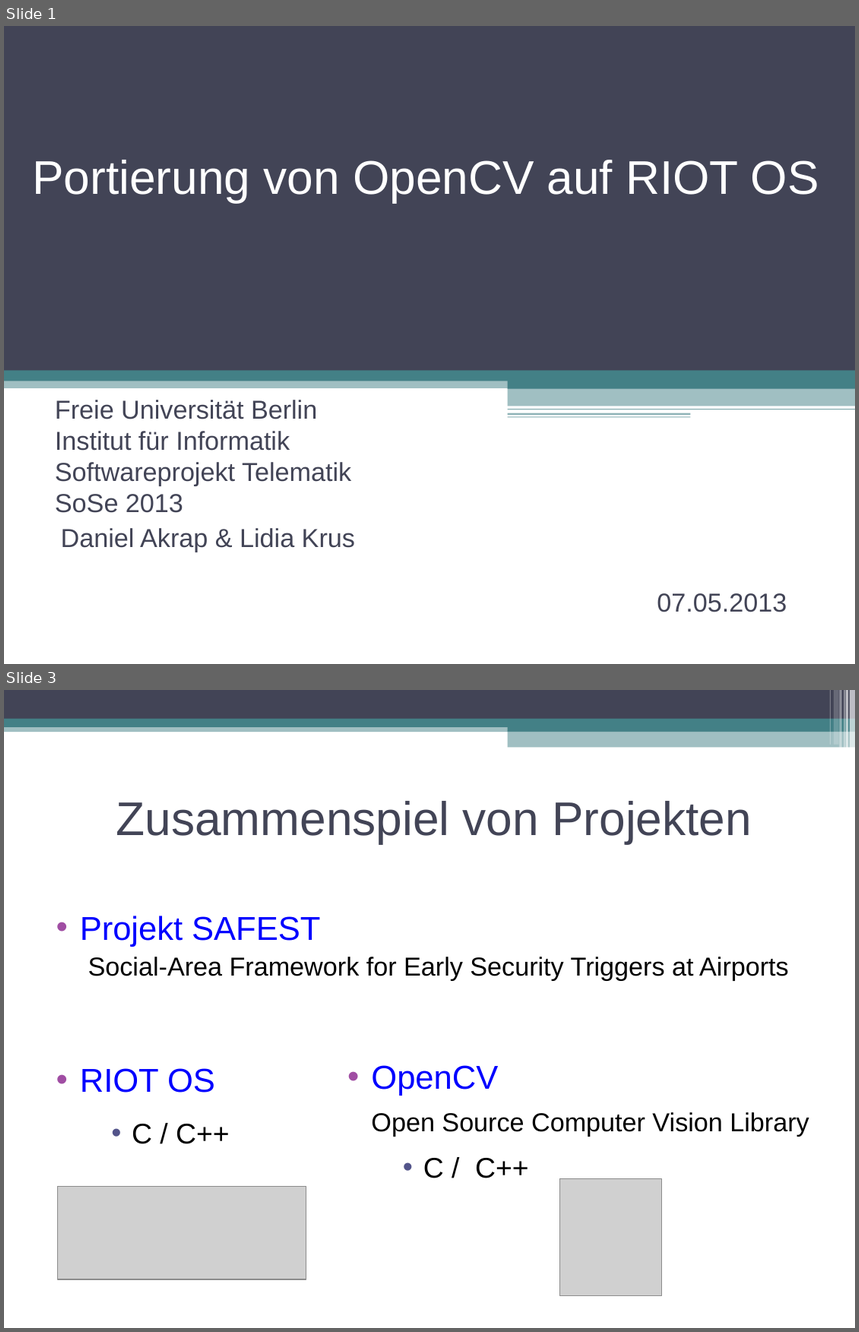
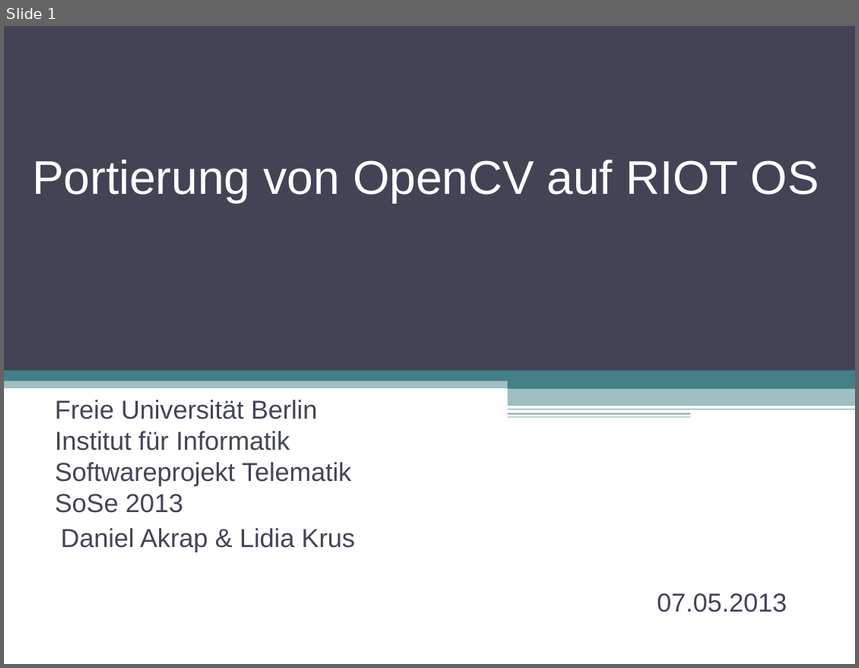
Before and after one commit to swp2013riot/riot-opencv-port, a slide deck: doc/slides/intro_presentation.odp. Shown one above the other, each under a label of ours: slides 1 and 3 before the commit, slide 1 after it; the slides between them are not shown. The pictures are 859x1332 and 859x668 pixels, drawn with LibreOffice and Linux fonts; fonts in the diff are those of the drawing; grey boxes stand for pictures. Boxes give left, top, right and bottom in pixels: in the first picture for what was removed or moved away, otherwise in the second. Text is boxed around its words. In the diff, an @@ line names an element or a change of style, - is before the commit and + after.

```diff
--- a/doc/slides/intro_presentation.odp
+++ b/doc/slides/intro_presentation.odp
@@ slide 3 removed at (x1=4, y1=690, x2=855, y2=1328), background #FFFFFF @@
@@ rectangle removed at (x1=4, y1=690, x2=855, y2=719) @@
@@ rectangle removed at (x1=829, y1=690, x2=831, y2=745) @@
@@ rectangle removed at (x1=834, y1=690, x2=839, y2=745) @@
@@ rectangle removed at (x1=840, y1=690, x2=842, y2=748) @@
@@ rectangle removed at (x1=844, y1=690, x2=845, y2=748) @@
@@ rectangle removed at (x1=846, y1=690, x2=848, y2=748) @@
@@ rectangle removed at (x1=850, y1=690, x2=855, y2=748) @@
@@ rectangle removed at (x1=4, y1=724, x2=855, y2=732) @@
@@ rectangle removed at (x1=4, y1=719, x2=855, y2=727) @@
@@ rectangle removed at (x1=508, y1=723, x2=855, y2=732) @@
@@ rectangle removed at (x1=508, y1=731, x2=855, y2=748) @@
@@ title removed at (x1=116, y1=801, x2=752, y2=844) @@
-Zusammenspiel von Projekten
@@ text removed at (x1=80, y1=916, x2=789, y2=981) @@
-• Projekt SAFEST
-Social-Area Framework for Early Security Triggers at Airports
@@ text removed at (x1=80, y1=1068, x2=230, y2=1144) @@
-• RIOT OS
-    • C / C++
@@ text removed at (x1=371, y1=1065, x2=809, y2=1179) @@
-• OpenCV
-Open Source Computer Vision Library
-    • C / C++
@@ picture removed at (x1=58, y1=1186, x2=306, y2=1280) @@
@@ picture removed at (x1=560, y1=1179, x2=662, y2=1296) @@
```
Also in this commit, not shown: 2 slides changed, 8 slides added, 2 other slides removed, 2 other files.
